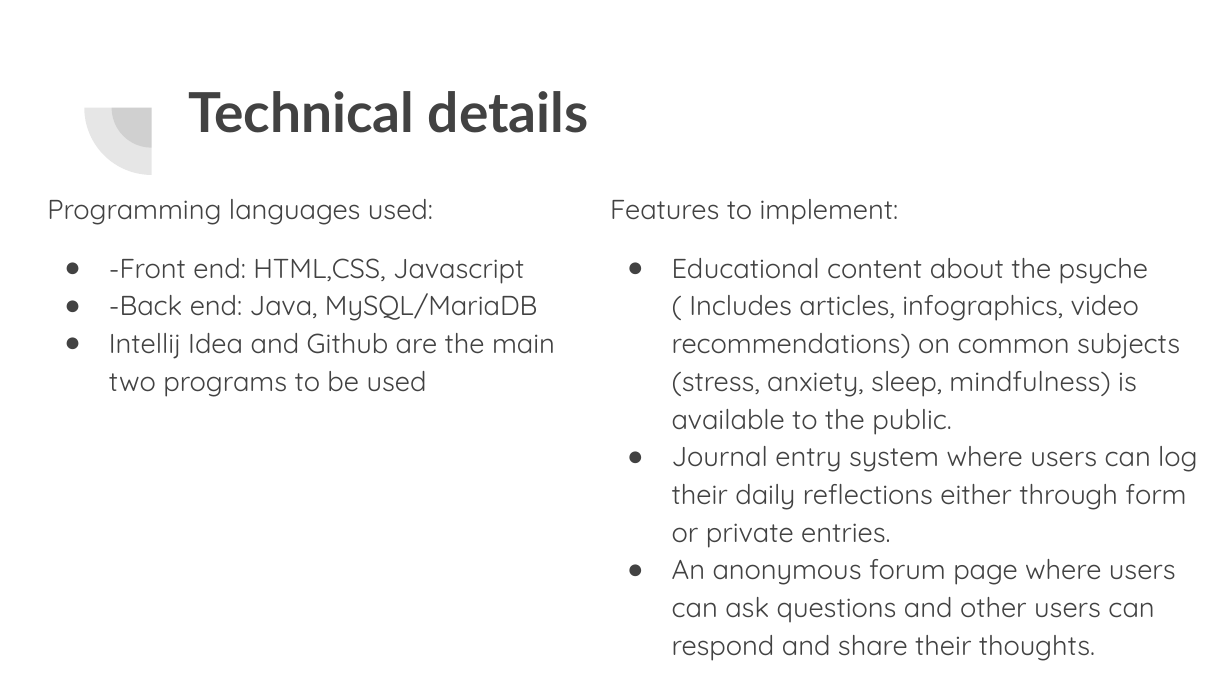
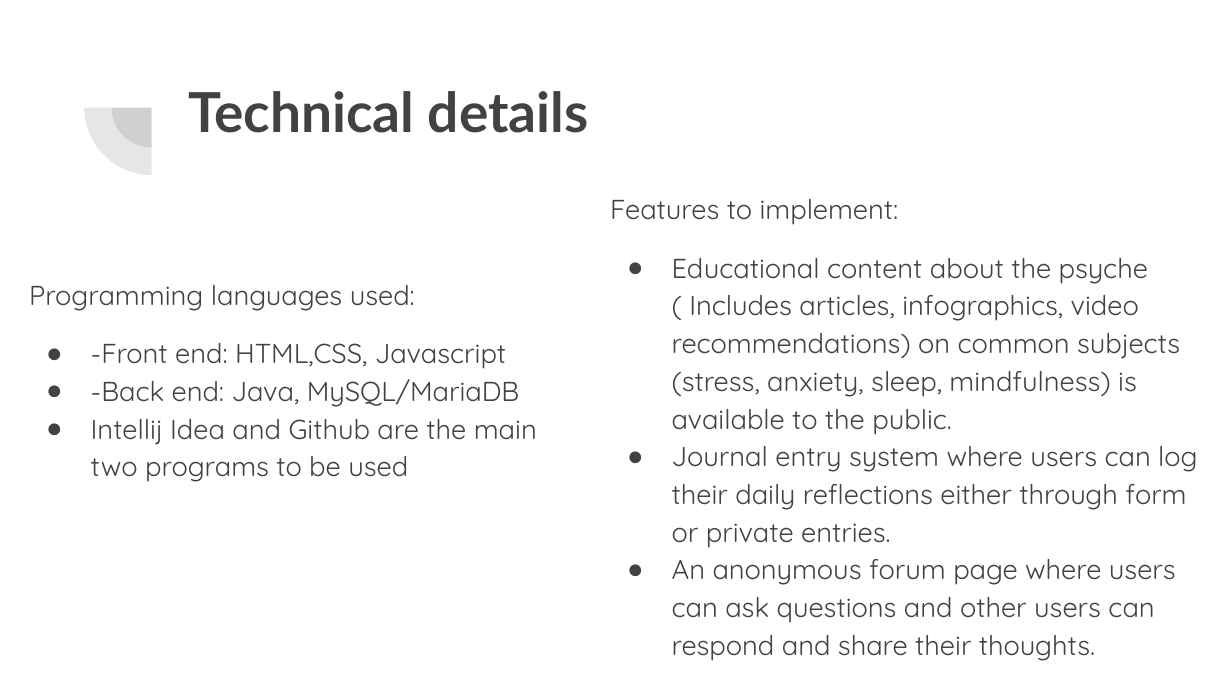
Before and after one commit to ziadprog/ISTE240-Project-Group-6, a slide deck: slide 4 of ISTE Project PPT Group 6.pptx. Drawn at 1232x693 pixels with LibreOffice and Linux fonts; fonts in the diff are those of the drawing. Boxes give left, top, right and bottom in pixels: in the first picture for what was removed or moved away, otherwise in the second. Text is boxed around its words. In the diff, an @@ line names an element or a change of style, - is before the commit and + after.

```diff
--- a/ISTE Project PPT Group 6.pptx
+++ b/ISTE Project PPT Group 6.pptx
@@ text "Programming languages used:": place and size @@
-text "Programming languages used:" at bbox=[47, 199, 555, 397]
+text "Programming languages used:" at bbox=[29, 285, 537, 482]
```
Also in this commit, not shown: 3 other slides changed, 1 slide added.
